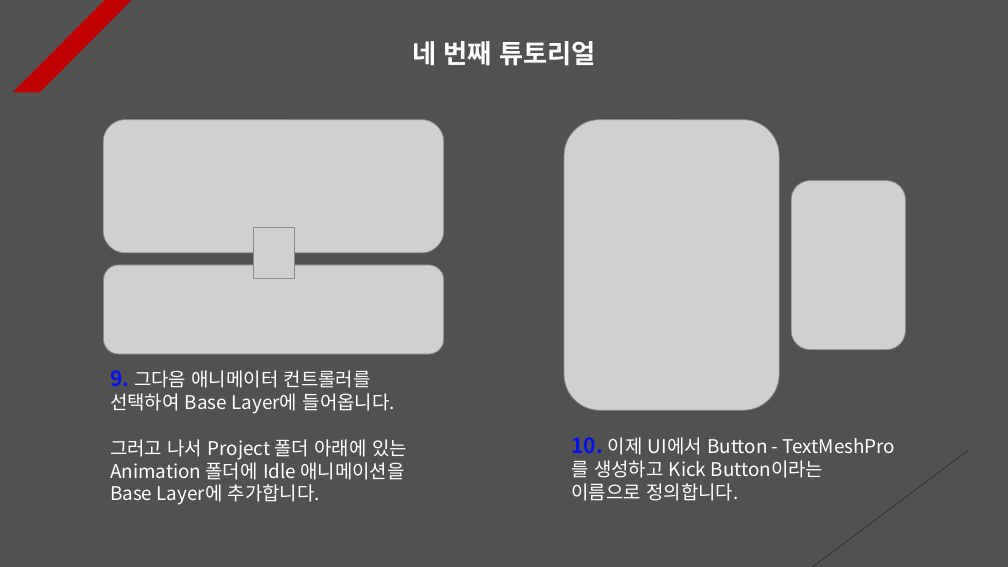
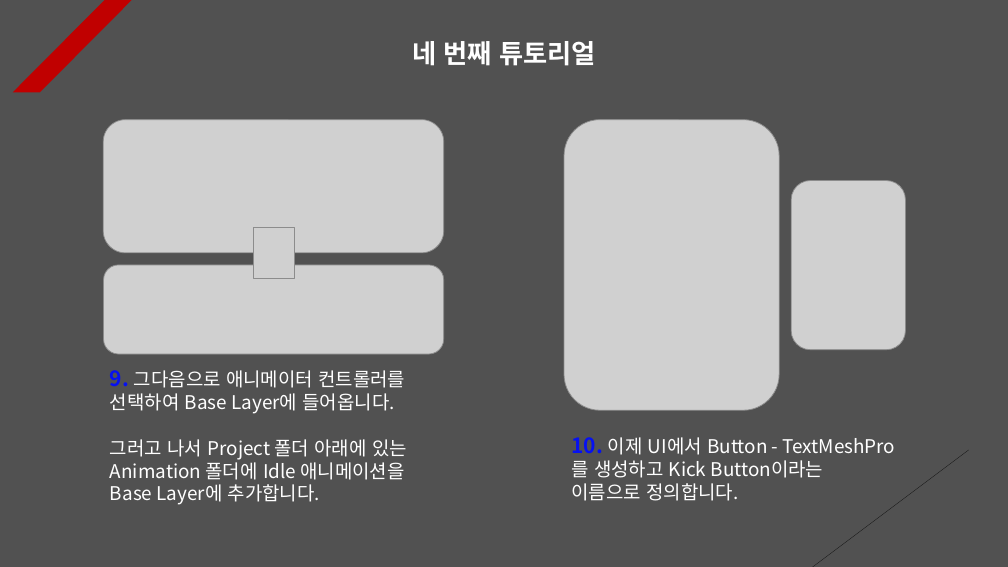
Before and after one commit to Unity2033/3D-UnityEngine, a slide deck: slide 4 of Assets/Animator Controller/PPT Data/Animator Controller Example.pptx. Drawn at 1008x567 pixels with LibreOffice and Linux fonts; fonts in the diff are those of the drawing; grey boxes stand for pictures. Boxes give left, top, right and bottom in pixels: in the first picture for what was removed or moved away, otherwise in the second. Text is boxed around its words. In the diff, an @@ line names an element or a change of style, - is before the commit and + after.

```diff
--- a/Assets/Animator Controller/PPT Data/Animator Controller Example.pptx
+++ b/Assets/Animator Controller/PPT Data/Animator Controller Example.pptx
@@ text at [110, 370, 405, 414]: text changed @@
-9. 그다음 애니메이터 컨트롤러를 선택하여 Base Layer에 들어옵니다.
+9. 그다음으로 애니메이터 컨트롤러를 선택하여 Base Layer에 들어옵니다.
```
Also in this commit, not shown: 4 slides added, 14 other files.
